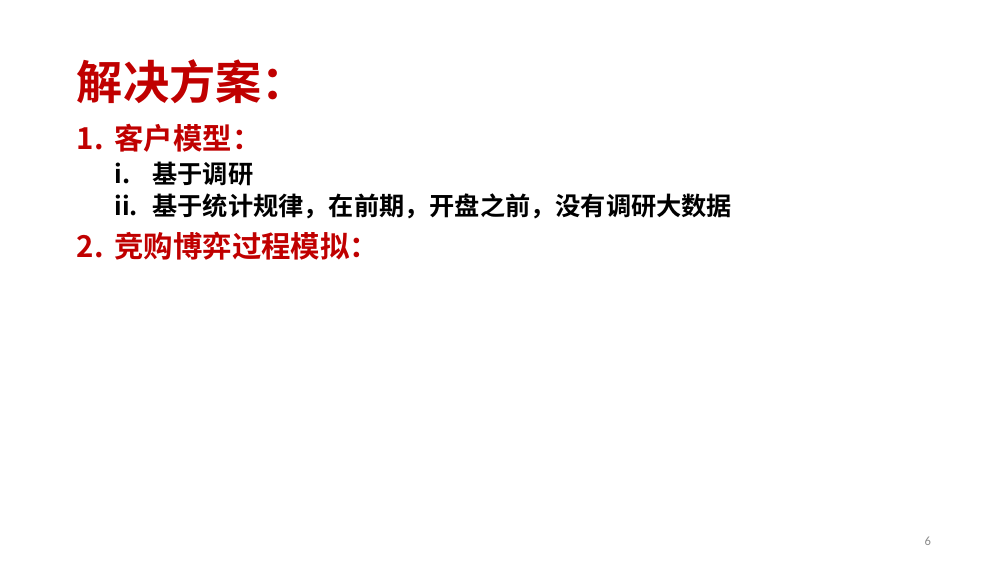
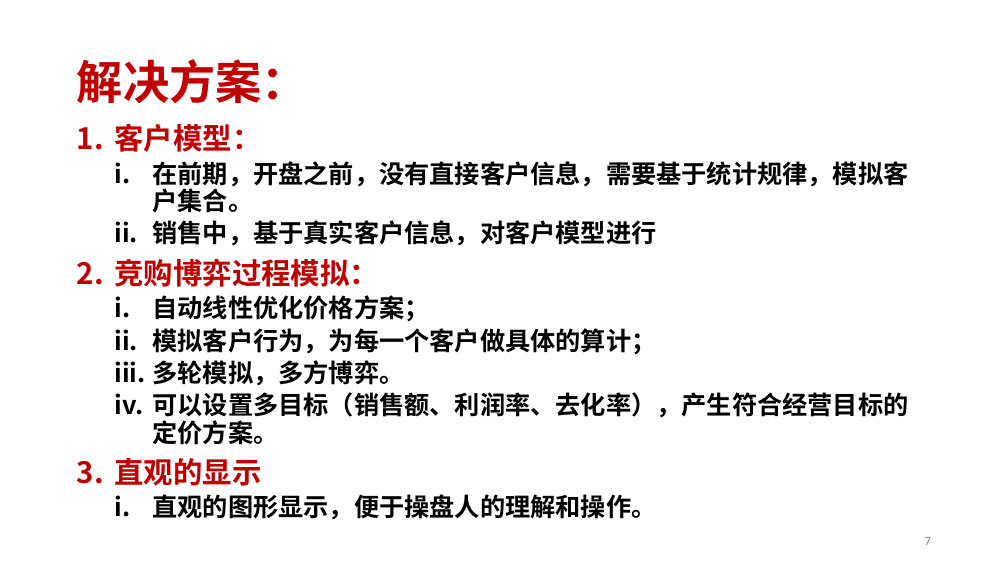
Before and after one commit to ludwigpeking/2409-parking-pricing, a slide deck: slide 7 of 2401-parkingPricing.pptx (slide 6 before the commit). Drawn at 1008x567 pixels with LibreOffice and Linux fonts; fonts in the diff are those of the drawing; background and template pictures are left out. Boxes give left, top, right and bottom in pixels: in the first picture for what was removed or moved away, otherwise in the second. Text is boxed around its words. In the diff, an @@ line names an element or a change of style, - is before the commit and + after.

```diff
--- a/2401-parkingPricing.pptx
+++ b/2401-parkingPricing.pptx
@@ text at <box>152,161,908,246</box>: text changed @@
-  i. 基于调研
-  ii. 基于统计规律，在前期，开盘之前，没有调研大数据
+  i. 在前期，开盘之前，没有直接客户信息，需要基于统计规律，模拟客户集合。
+  ii. 销售中，基于真实客户信息，对客户模型进行
@@ text at <box>115,295,908,520</box>: paragraphs added @@
+  i. 自动线性优化价格方案；
+  ii. 模拟客户行为，为每一个客户做具体的算计；
+  iii. 多轮模拟，多方博弈。
+  iv. 可以设置多目标（销售额、利润率、去化率），产生符合经营目标的定价方案。
+3. 直观的显示
+  i. 直观的图形显示，便于操盘人的理解和操作。
@@ page number at <box>925,537,931,545</box>: text changed @@
-6
+7
```
Also in this commit, not shown: 9 other slides changed, 3 slides added, 9 slides removed, 12 other files.
